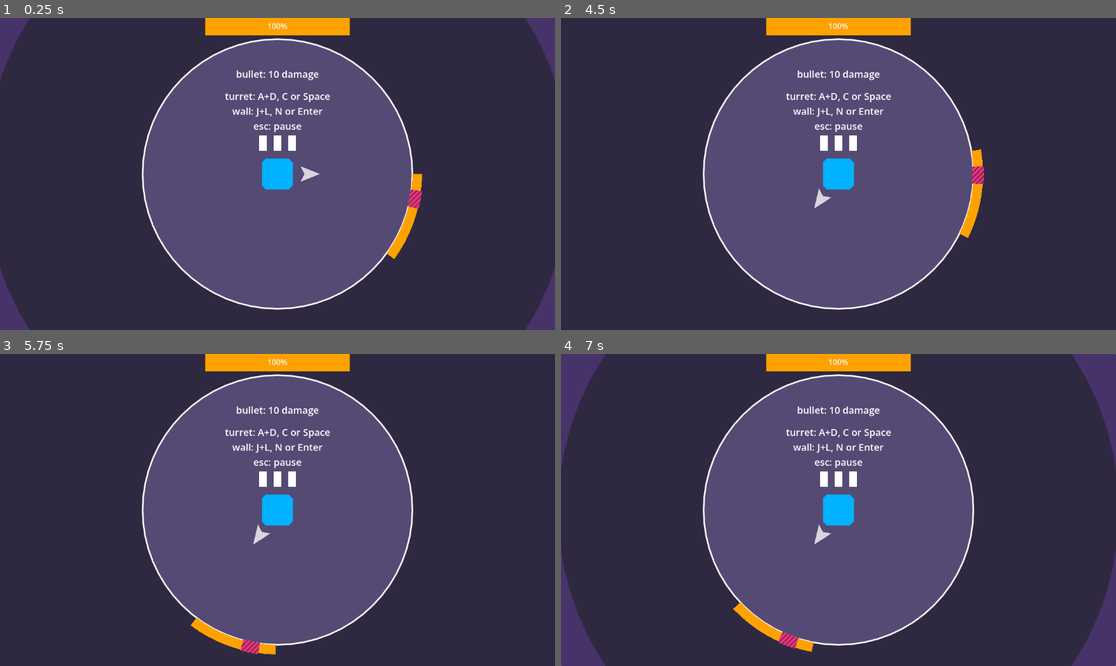
Above: before the commit, frames 1-4 (two rows, left to right).
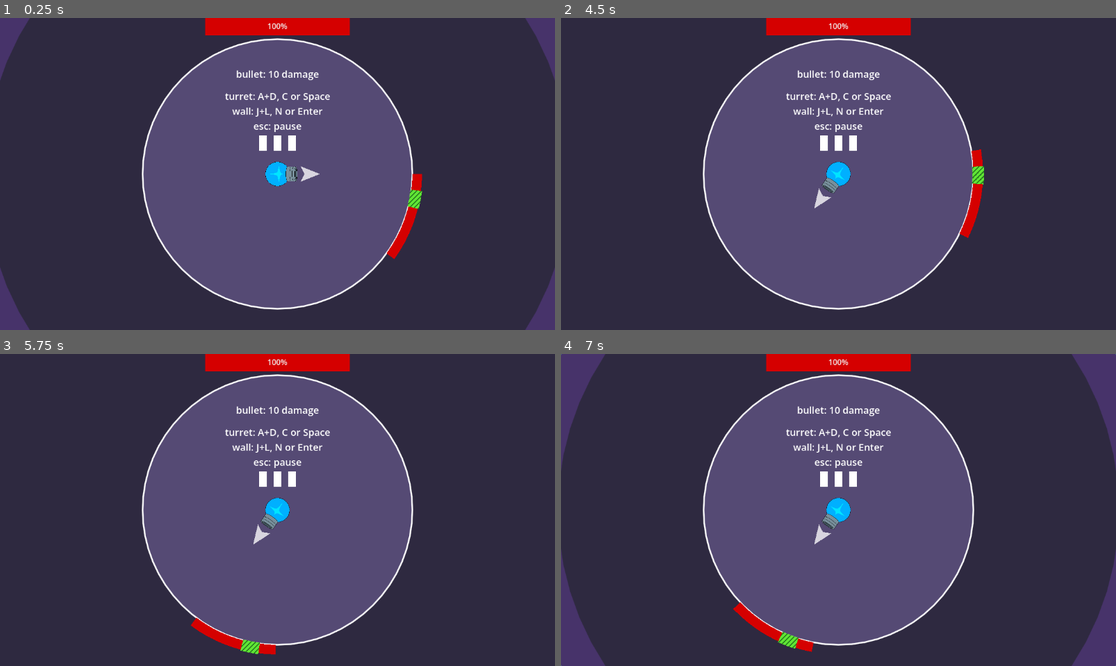
Above: after the commit, the same moments.

Repository: solirides/amazing-game
Game: Godot game, scene res://scenes/world/world.tscn
Same seed, same stepped clock (60 frames per second), same inputs: the game is played once before the commit and once after it. The engine's default icon, where the game draws it, is replaced by a stand-in: a white triangle on a blue panel in a dark square.
Inputs (mouse positions are in pixels of both pictures, inside the frame that each line leads up to):
- Up to frame 1 (0.25 s): no input
- Up to frame 2 (4.5 s): move the mouse to (960, 158) at 0.52 s; hold Right (ui_right) 0.53-1.28 s; click (960, 158) at 0.6 s; move the mouse to (727, 189) at 1.27 s; hold Down (ui_down) 1.28-2.03 s; tap C (turret_attack) at 1.35 s; move the mouse to (894, 105) at 2.02 s; hold Right (ui_right) 2.03-2.78 s; hold A (turret_ccw) 2.03-2.78 s; move the mouse to (810, 236) at 2.77 s; hold Up (ui_up) 2.78-3.53 s; tap D (turret_cw) at 2.85 s; tap Enter at 3.5 s; move the mouse to (1005, 220) at 3.52 s; hold Left (ui_left) from 3.53 s (still down); tap N (wall_attack) at 3.6 s; move the mouse to (672, 127) at 4.27 s; tap J (wall_ccw) at 4.35 s
- Up to frame 3 (5.75 s): tap Space at 5 s; move the mouse to (305, 510) at 5.02 s; release Left (ui_left) at 5.03 s; hold Down (ui_down) from 5.03 s (still down); hold L (wall_cw) from 5.03 s (still down)
- Up to frame 4 (7 s): move the mouse to (755, 432) at 5.77 s; release Down (ui_down) at 5.78 s; release L (wall_cw) at 5.78 s; hold Right (ui_right) 5.78-6.53 s; click (755, 432) at 5.85 s; tap Enter at 6.5 s; move the mouse to (960, 494) at 6.52 s; hold Up (ui_up) from 6.53 s (still down); tap C (turret_attack) at 6.6 s

The runs differ from the first frame. In frame 1, 2.3% of the frame differs, in the area x 36-77%, y 0-78%; in frame 2, 2.3%; in frame 3, 2.3%; in frame 4, 2.3%.

Commit message:
import ART

Diff:
--- a/amazing-game/modules/bullet/bullet.tscn
+++ b/amazing-game/modules/bullet/bullet.tscn
@@ -1,9 +1,10 @@
 [gd_scene format=3 uid="uid://htkbbdk3pdxh"]
 
 [ext_resource type="Script" uid="uid://yscqvag6rypt" path="res://modules/bullet/bullet.gd" id="1_iua24"]
+[ext_resource type="Texture2D" uid="uid://dquew3wngi6rg" path="res://assets/textures/bulletv1.png" id="2_f8omx"]
 
 [sub_resource type="RectangleShape2D" id="RectangleShape2D_iua24"]
-size = Vector2(40, 16)
+size = Vector2(56, 16)
 
 [sub_resource type="LabelSettings" id="LabelSettings_iua24"]
 font_size = 40
@@ -17,11 +18,17 @@
 script = ExtResource("1_iua24")
 
 [node name="Polygon2D" type="Polygon2D" parent="." unique_id=1947783675]
+visible = false
 color = Color(0.57316136, 0.80360126, 0.40743852, 1)
 polygon = PackedVector2Array(-16, -8, -16, 8, 24, 8, 24, -8)
 
+[node name="Sprite2D" type="Sprite2D" parent="." unique_id=2036873418]
+texture_filter = 1
+rotation = 1.5707964
+texture = ExtResource("2_f8omx")
+
 [node name="CollisionShape2D" type="CollisionShape2D" parent="." unique_id=1026906252]
-position = Vector2(4, 0)
+position = Vector2(12, 0)
 shape = SubResource("RectangleShape2D_iua24")
 
 [node name="Label" type="Label" parent="." unique_id=887910351]
--- a/amazing-game/modules/global/GameManager.tscn
+++ b/amazing-game/modules/global/GameManager.tscn
@@ -1,7 +1,13 @@
 [gd_scene format=3 uid="uid://bdo0qjgoi2kmx"]
 
 [ext_resource type="Script" uid="uid://cofa1xwvci1c5" path="res://modules/global/game_manager.gd" id="1_2n3o6"]
+[ext_resource type="Texture2D" uid="uid://83kovqwpjy1p" path="res://assets/textures/p1v1.png" id="2_nse5p"]
+[ext_resource type="Texture2D" uid="uid://dqccwdcm1ce3v" path="res://assets/textures/p2v1.png" id="3_w5nje"]
 
 [node name="GameManager" type="Node" unique_id=1735510353]
 process_mode = 3
 script = ExtResource("1_2n3o6")
+player1_color = Color(0, 0.6901961, 1, 1)
+player2_color = Color(0.8352941, 0, 0, 1)
+player1_turret_sprite = ExtResource("2_nse5p")
+player2_turret_sprite = ExtResource("3_w5nje")
--- a/amazing-game/modules/global/game_manager.gd
+++ b/amazing-game/modules/global/game_manager.gd
@@ -6,6 +6,9 @@
 var wall:Node
 @export var player1_color:Color = Color(0.0, 0.7, 1.0, 1.0)
 @export var player2_color:Color = Color(1.0, 0.633, 0.0, 1.0)
+
+@export var player1_turret_sprite:Texture2D
+@export var player2_turret_sprite:Texture2D
 
 # false:original controls
 # true:controls have been swapped
@@ -23,7 +26,7 @@
 	if event.is_action_pressed("ui_cancel"):
 		get_tree().paused = !get_tree().paused
 
-func swap_players(state:bool):
-	if state != swap_state:
+func swap_players(state:bool, force:bool=false):
+	if state != swap_state or force:
 		swap_state = state
 		players_swapped.emit(state)
--- a/amazing-game/modules/player/turret.gd
+++ b/amazing-game/modules/player/turret.gd
@@ -21,7 +21,8 @@
 # Called when the node enters the scene tree for the first time.
 func _ready() -> void:
 	GameManager.turret = self
-	health = base_health
+	GameManager.players_swapped.connect(swap_player)
+
 	await get_tree().process_frame
 	await get_tree().process_frame
 	await get_tree().process_frame
@@ -75,7 +76,7 @@
 		theta -= rotation_speed
 	if Input.is_action_pressed("turret_cw"):
 		theta += rotation_speed
-	$Pointer.global_rotation = theta
+	$Sprite2D.global_rotation = theta + PI*0.5
 
 func _input(event: InputEvent) -> void:
 	pass
@@ -124,3 +125,9 @@
 	match [state_i, start_or_end_state]:
 		[0, true]:
 			shot_bullet = false
+
+func swap_player(state:bool):
+	if state:
+		$Sprite2D.texture = GameManager.player2_turret_sprite
+	else:
+		$Sprite2D.texture = GameManager.player1_turret_sprite
--- a/amazing-game/modules/player/turret.tscn
+++ b/amazing-game/modules/player/turret.tscn
@@ -1,7 +1,7 @@
 [gd_scene format=3 uid="uid://b65jgvaki42my"]
 
 [ext_resource type="Script" uid="uid://cepiugbyu600a" path="res://modules/player/turret.gd" id="1_fhf1h"]
-[ext_resource type="Texture2D" uid="uid://wr8lqm38ij8g" path="res://icon.svg" id="2_a5pop"]
+[ext_resource type="Texture2D" uid="uid://83kovqwpjy1p" path="res://assets/textures/p1v1.png" id="2_gwun1"]
 [ext_resource type="Script" uid="uid://cnxy1pcddd3nc" path="res://modules/player/ammo_display.gd" id="3_gwun1"]
 
 [sub_resource type="PhysicsMaterial" id="PhysicsMaterial_qgxqk"]
@@ -17,20 +17,22 @@
 lock_rotation = true
 script = ExtResource("1_fhf1h")
 
+[node name="Polygon2D" type="Polygon2D" parent="." unique_id=1116497351]
+visible = false
+polygon = PackedVector2Array(24, -32, 32, -24, 32, 24, 24, 32, -24, 32, -32, 24, -32, -24, -24, -32)
+
 [node name="Sprite2D" type="Sprite2D" parent="." unique_id=1700158568]
-visible = false
 scale = Vector2(0.5, 0.5)
-texture = ExtResource("2_a5pop")
+texture = ExtResource("2_gwun1")
 
-[node name="Polygon2D" type="Polygon2D" parent="." unique_id=1116497351]
-polygon = PackedVector2Array(24, -32, 32, -24, 32, 24, 24, 32, -24, 32, -32, 24, -32, -24, -24, -32)
+[node name="Pointer" type="Polygon2D" parent="Sprite2D" unique_id=1745520985]
+rotation = -1.5707964
+scale = Vector2(2, 2)
+color = Color(1, 1, 1, 0.76862746)
+polygon = PackedVector2Array(48, -16, 88, 0, 48, 16, 56, 0)
 
 [node name="CollisionShape2D" type="CollisionShape2D" parent="." unique_id=1586235502]
 shape = SubResource("RectangleShape2D_qgxqk")
-
-[node name="Pointer" type="Polygon2D" parent="." unique_id=1745520985]
-color = Color(1, 1, 1, 0.76862746)
-polygon = PackedVector2Array(48, -16, 88, 0, 48, 16, 56, 0)
 
 [node name="AmmoDisplay" type="Node2D" parent="." unique_id=2011386272 node_paths=PackedStringArray("bullet", "player")]
 position = Vector2(0, -64)
--- a/amazing-game/modules/player/wall.gd
+++ b/amazing-game/modules/player/wall.gd
@@ -8,6 +8,7 @@
 
 func _ready() -> void:
 	GameManager.wall = self
+	GameManager.players_swapped.connect(swap_player)
 	# set collision shape
 	var polygon = create_polygon(arc_angle)
 	$Polygon2D.polygon = polygon
@@ -66,3 +67,9 @@
 
 		remove_critical_spot()
 		get_tree().create_timer(2.0).timeout.connect(func(): create_critical_spot(0.2))
+
+func swap_player(state:bool):
+	if state:
+		get_node("Polygon2D").modulate = GameManager.player1_color
+	else:
+		get_node("Polygon2D").modulate = GameManager.player2_color
--- a/amazing-game/modules/player/wall.tscn
+++ b/amazing-game/modules/player/wall.tscn
@@ -6,8 +6,8 @@
 
 [sub_resource type="ShaderMaterial" id="ShaderMaterial_kiy7c"]
 shader = ExtResource("3_0rs0y")
-shader_parameter/color1 = Color(0.9019608, 0.20784314, 0.48235294, 1)
-shader_parameter/color2 = Color(0.4860118, 0.12114469, 0.3238484, 1)
+shader_parameter/color1 = Color(0.38025, 0.9, 0.20700002, 1)
+shader_parameter/color2 = Color(0.15312497, 0.49, 0.1225, 1)
 shader_parameter/threshold = 0.4
 shader_parameter/scale = Vector2(0.1, 0.1)
 shader_parameter/time_scale = 30.0
--- a/amazing-game/scenes/world/world.gd
+++ b/amazing-game/scenes/world/world.gd
@@ -10,13 +10,15 @@
 var filled_circle_hex = []
 
 func _ready() -> void:
+	save_inputs()
 	GameManager.world = self
 	GameManager.players_swapped.connect(swap_players)
 	circle_display.connect("pulse_reached", turret_node._on_pulse_reached)
 
 	create_grid(circles)
 	create_collision_polygon()
-	set_player_colors()
+	GameManager.swap_players(false, true)
+	#set_player_colors()
 
 func create_circle(radius:float, res:int, sign:int = 0, offset:Vector2 = Vector2(0,0)):
 	# make a circle
@@ -96,31 +98,45 @@
 		wall_node.get_node("Polygon2D").modulate = GameManager.player2_color
 
 
-func swap_players(state:bool):
-	print("swapping players")
-	#GameManager.swap_state = !GameManager.swap_state
-
-	set_player_colors()
-
-	var actions_to_swap = [
+var actions_to_swap = [
 		["turret_cw", "wall_cw"],
 		["turret_ccw", "wall_ccw"],
 		["turret_attack", "wall_attack"]
 	]
+var saved_actions_p1 = []
+var saved_actions_p2 = []
+
+func swap_players(state:bool):
+	print("swapping players")
+
+	var actions_for_p1 = []
+	var actions_for_p2 = []
+	if state:
+		actions_for_p1 = saved_actions_p2
+		actions_for_p2 = saved_actions_p1
+	else:
+		actions_for_p1 = saved_actions_p1
+		actions_for_p2 = saved_actions_p2
 
 	for i in actions_to_swap.size():
-		var events0 = InputMap.action_get_events(actions_to_swap[i][0])
-		var events1 = InputMap.action_get_events(actions_to_swap[i][1])
 
 		InputMap.action_erase_events(actions_to_swap[i][0])
 		InputMap.action_erase_events(actions_to_swap[i][1])
 
-		for event in events0:
+		for event in actions_for_p1[i]:
+			InputMap.action_add_event(actions_to_swap[i][0], event)
+
+		for event in actions_for_p2[i]:
 			InputMap.action_add_event(actions_to_swap[i][1], event)
 
-		for event in events1:
-			InputMap.action_add_event(actions_to_swap[i][0], event)
 
+func save_inputs():
+	for i in actions_to_swap.size():
+		var events1 = InputMap.action_get_events(actions_to_swap[i][0])
+		var events2 = InputMap.action_get_events(actions_to_swap[i][1])
+
+		saved_actions_p1.append(events1)
+		saved_actions_p2.append(events2)
 
 func _on_player_death():
 	GameManager.turret.die()
Binary file added: amazing-game/assets/textures/DamageCard.png
Not shown, added: amazing-game/assets/textures/DamageCard.png.import
Binary file added: amazing-game/assets/textures/HeartCard.png
Not shown, added: amazing-game/assets/textures/HeartCard.png.import
Binary file added: amazing-game/assets/textures/SpeedCard.png
Not shown, added: amazing-game/assets/textures/SpeedCard.png.import
Binary file added: amazing-game/assets/textures/bulletv1.png
Not shown, added: amazing-game/assets/textures/bulletv1.png.import
Binary file added: amazing-game/assets/textures/explosion.png
Not shown, added: amazing-game/assets/textures/explosion.png.import
Binary file added: amazing-game/assets/textures/p1v1.png
Not shown, added: amazing-game/assets/textures/p1v1.png.import
(and 6 more such lines)
